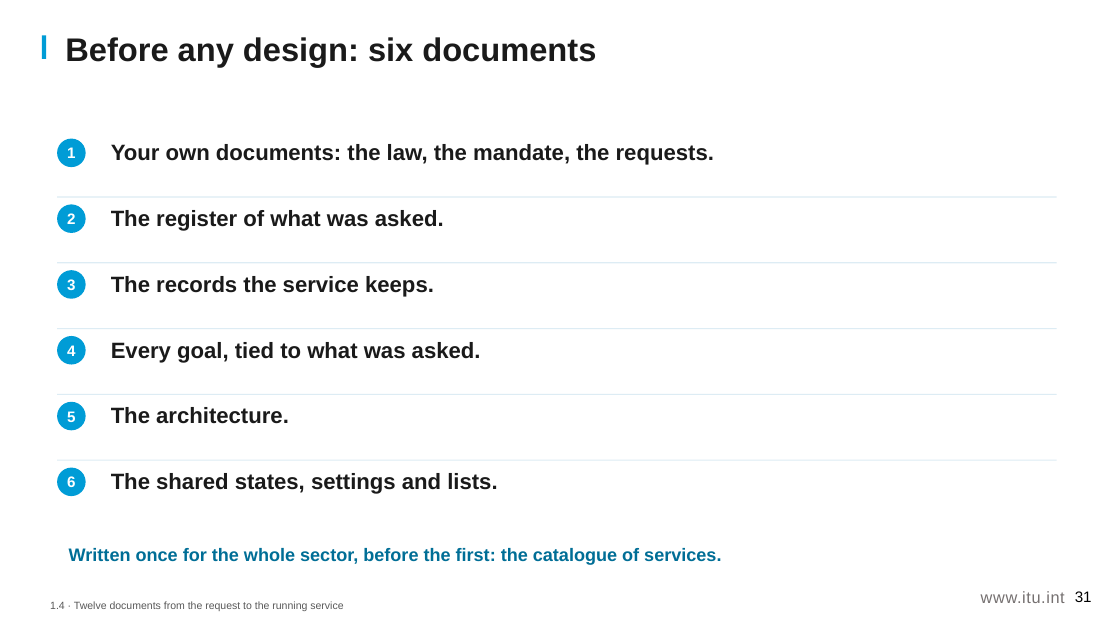
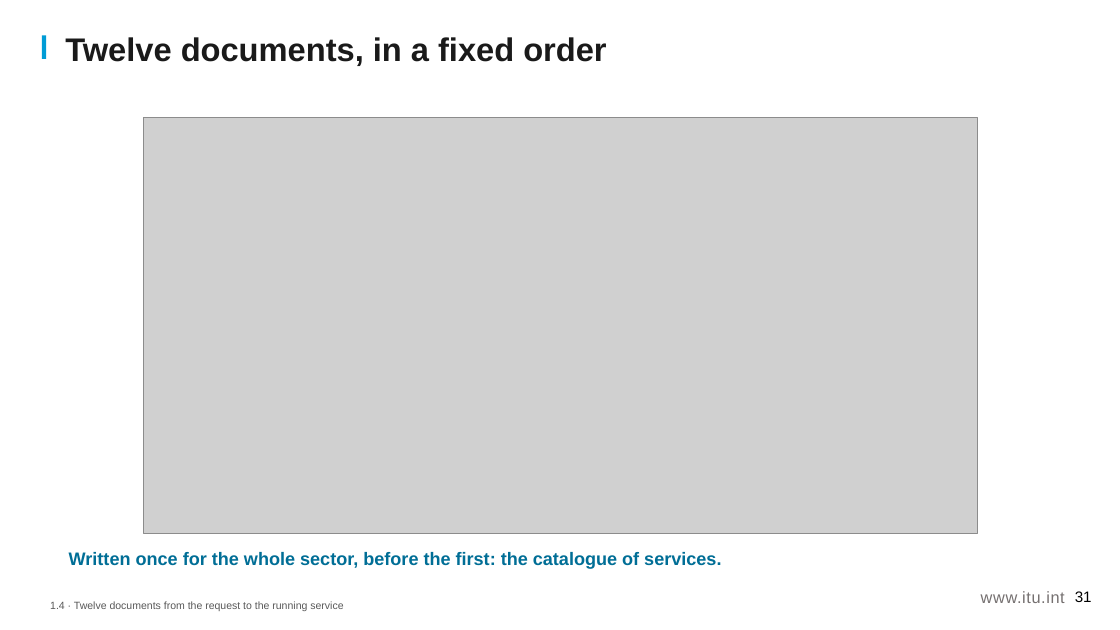
Before and after one commit to aarelaponin/geatdm-framework, a slide deck: slide 31 of 10-Knowledge-Products/KP4-DSD/videos/module_1/en/decks/KP4_M1_Deck_v0.1.pptx. Drawn at 1120x630 pixels with LibreOffice and Linux fonts; fonts in the diff are those of the drawing; grey boxes stand for pictures. Boxes give left, top, right and bottom in pixels: in the first picture for what was removed or moved away, otherwise in the second. Text is boxed around its words. In the diff, an @@ line names an element or a change of style, - is before the commit and + after.

```diff
--- a/10-Knowledge-Products/KP4-DSD/videos/module_1/en/decks/KP4_M1_Deck_v0.1.pptx
+++ b/10-Knowledge-Products/KP4-DSD/videos/module_1/en/decks/KP4_M1_Deck_v0.1.pptx
@@ text at <box>65,37,606,66</box>: text changed @@
-Before any design: six documents
+Twelve documents, in a fixed order
@@ picture added at <box>143,118,977,534</box> @@
@@ ellipse removed at <box>57,139,86,167</box> @@
-1
@@ text removed at <box>111,144,714,165</box> @@
-Your own documents: the law, the mandate, the requests.
@@ rectangle removed at <box>57,197,1057,197</box> @@
@@ ellipse removed at <box>57,204,86,233</box> @@
-2
@@ text removed at <box>111,210,444,231</box> @@
-The register of what was asked.
@@ rectangle removed at <box>57,262,1057,263</box> @@
@@ ellipse removed at <box>57,271,86,299</box> @@
-3
@@ text removed at <box>111,276,434,297</box> @@
-The records the service keeps.
@@ rectangle removed at <box>57,328,1057,329</box> @@
@@ ellipse removed at <box>57,336,86,365</box> @@
-4
@@ text removed at <box>111,342,481,363</box> @@
-Every goal, tied to what was asked.
@@ rectangle removed at <box>57,394,1057,395</box> @@
@@ ellipse removed at <box>57,402,86,430</box> @@
-5
@@ text removed at <box>111,407,289,424</box> @@
-The architecture.
@@ rectangle removed at <box>57,460,1057,460</box> @@
@@ ellipse removed at <box>57,468,86,497</box> @@
-6
@@ text removed at <box>111,473,497,494</box> @@
-The shared states, settings and lists.
@@ text "Written once for the whole ...": place and size @@
-text "Written once for the whole ..." at <box>69,548,721,565</box>
+text "Written once for the whole ..." at <box>69,552,721,569</box>
```
Also in this commit, not shown: 1 other slide changed, 1 slide removed, 43 other files.
